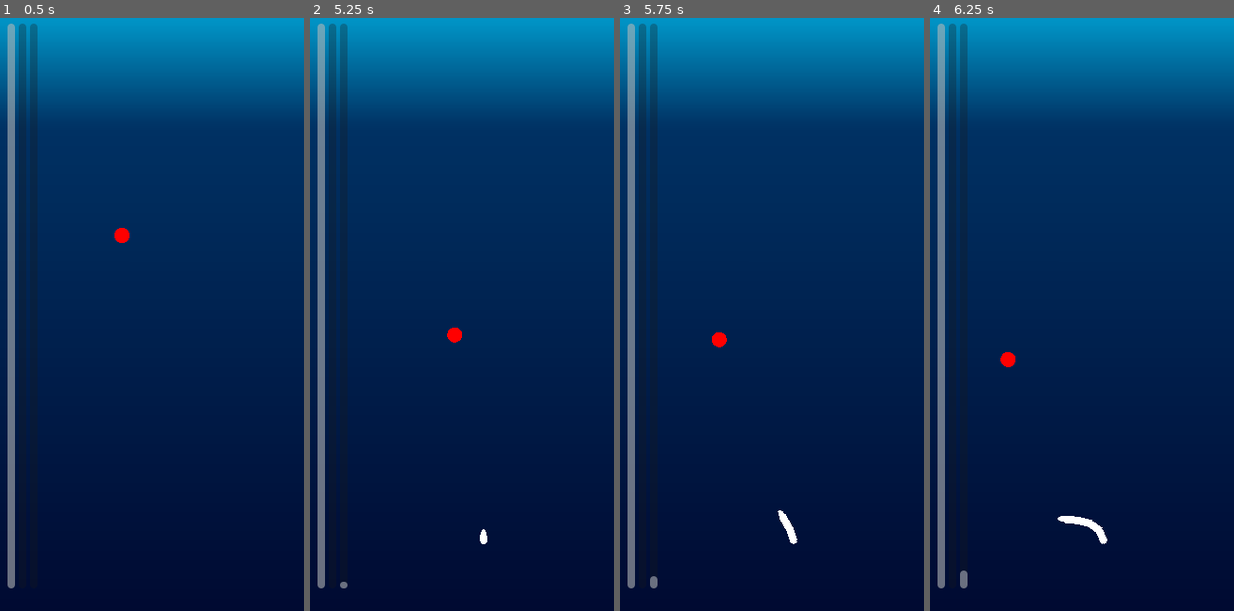
Above: before the commit, frames 1-4 (left to right).
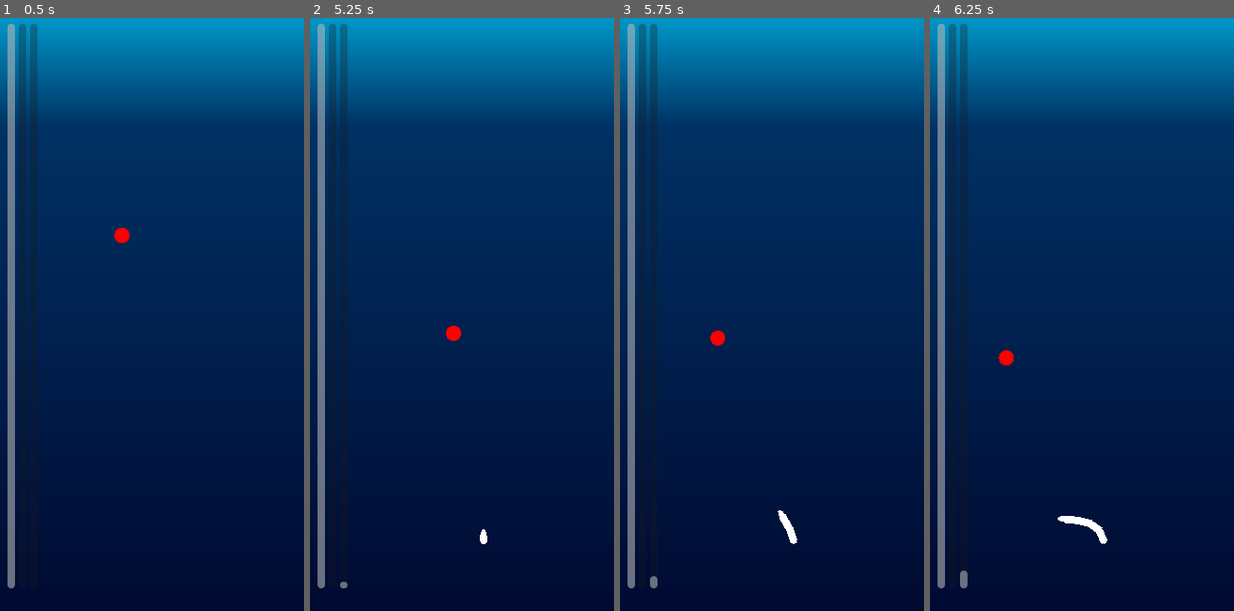
Above: after the commit, the same moments.

Repository: the-alex-g/LD57
Game: Godot game, scene res://world/world.tscn
Two runs of this game, one before a commit and one after it. Both use one fixed random seed, a clock stepped at 60 frames per second and the inputs below. The engine's default icon, where the game draws it, is replaced by a stand-in: a white triangle on a blue panel in a dark square.
Inputs (mouse positions are in pixels of both pictures, inside the frame that each line leads up to):
- Up to frame 1 (0.5 s): no input
- Up to frame 2 (5.25 s): tap Enter at 0.5, 5 s; move the mouse to (528, 272) at 0.52 s; hold D (right) 0.53-1.28 s; click (528, 272) at 0.6 s; click (528, 272) at 0.77 s; click (528, 272) at 1.07 s; move the mouse to (401, 338) at 1.27 s; hold S (down) 1.28-2.03 s; click (401, 338) at 1.35 s; click (401, 338) at 1.52 s; click (401, 338) at 1.82 s; move the mouse to (492, 172) at 2.02 s; hold D (right) 2.03-2.78 s; click (492, 172) at 2.1 s; tap Space at 2.75 s; move the mouse to (446, 427) at 2.77 s; hold W (up) 2.78-3.53 s; click (446, 427) at 2.85 s; click (446, 427) at 3.02 s; click (446, 427) at 3.32 s; move the mouse to (553, 397) at 3.52 s; hold A (left) 3.53-5.03 s; click (553, 397) at 3.6 s; click (553, 397) at 3.77 s; click (553, 397) at 4.07 s; move the mouse to (370, 213) at 4.27 s; click (370, 213) at 4.35 s; click (370, 213) at 4.52 s; click (370, 213) at 4.82 s; move the mouse to (477, 308) at 5.02 s; hold S (down) from 5.03 s (still down); click (477, 308) at 5.1 s
- Up to frame 3 (5.75 s): keep holding S (down)
- Up to frame 4 (6.25 s): move the mouse to (1036, 154) at 5.77 s; release S (down) at 5.78 s; hold D (right) from 5.78 s (still down); click (1036, 154) at 5.85 s; click (1036, 154) at 6.02 s

Frame 1 is identical in both runs. In frame 2, less than 0.1% of the frame differs, in the area x 44-50%, y 51-55%; in frame 3, less than 0.1%; in frame 4, less than 0.1%, in the area x 22-29%, y 56-59%.

Commit message:
Add winning and losing

Diff:
--- a/project/player/player.gd
+++ b/project/player/player.gd
@@ -2,6 +2,7 @@
 extends CharacterBody2D
 
 signal update_health(new_value: int)
+signal died
 
 @export_group("Depth Variables")
 @export var min_friction := 0.05
@@ -9,7 +10,7 @@
 @export var min_accel := 100.0
 @export var max_accel := 200.0
 @export var min_heal_time := 1.0
-@export var max_heal_time := 10.0
+@export var max_heal_time := 100.0
 @export var min_corruption_reduction := 1.0
 @export var max_corruption_reduction := 10.0
 @export_group("Jumping")
@@ -20,11 +21,14 @@
 var inertia := Vector2.ZERO
 var _heal_clock := 0.0
 var _can_jump := true
+var _game_over := false
 var _health := 10 :
 	set(value):
 		if value > 10:
 			_health = 10
-		elif value < 0:
+		elif value <= 0:
+			if _health != 0:
+				died.emit()
 			_health = 0
 		else:
 			_health = value
@@ -34,17 +38,19 @@
 
 
 func _physics_process(delta: float) -> void:
-	var input_direction := Input.get_vector(
-		"left", "right", "up", "down"
-	).normalized()
+	var input_direction := Vector2.ZERO
+	if not _game_over:
+		input_direction = Input.get_vector(
+			"left", "right", "up", "down"
+		).normalized()
+
+		if _can_jump and Input.is_action_just_pressed("jump"):
+			_jump()
 
 	inertia += input_direction * get_accel() * delta
 	inertia -= inertia * get_friction() * delta
 
 	move_and_collide(inertia * delta)
-
-	if _can_jump and Input.is_action_just_pressed("jump"):
-		_jump()
 
 	_heal_clock += delta
 	if _heal_clock >= get_heal_time():
@@ -113,3 +119,7 @@
 
 func _draw() -> void:
 	draw_circle(Vector2.ZERO, 8, Color.RED)
+
+
+func _on_world_game_over(_win: bool) -> void:
+	_game_over = true
--- /dev/null
+++ b/project/screens/end_of_game_scene.gd
@@ -0,0 +1,16 @@
+extends Control
+
+@onready var _message_label := $Message
+
+
+func _ready() -> void:
+	hide()
+
+
+func display(message: String) -> void:
+	show()
+	_message_label.text = message
+
+
+func _on_play_again_pressed() -> void:
+	get_tree().change_scene_to_file("res://world/world.tscn")
--- /dev/null
+++ b/project/screens/end_of_game_scene.tscn
@@ -0,0 +1,47 @@
+[gd_scene load_steps=2 format=3 uid="uid://dcg00ojqqdh43"]
+
+[ext_resource type="Script" uid="uid://b7p3cjhwmc8oy" path="res://screens/end_of_game_scene.gd" id="1_fe8dg"]
+
+[node name="EndOfGameScreen" type="Control"]
+layout_mode = 3
+anchors_preset = 15
+anchor_right = 1.0
+anchor_bottom = 1.0
+grow_horizontal = 2
+grow_vertical = 2
+script = ExtResource("1_fe8dg")
+
+[node name="Message" type="Label" parent="."]
+layout_mode = 1
+anchors_preset = 8
+anchor_left = 0.5
+anchor_top = 0.5
+anchor_right = 0.5
+anchor_bottom = 0.5
+offset_left = -38.0
+offset_top = -167.0
+offset_right = 38.0
+offset_bottom = -144.0
+grow_horizontal = 2
+grow_vertical = 2
+text = "You win??"
+
+[node name="Menu" type="VBoxContainer" parent="."]
+layout_mode = 1
+anchors_preset = 8
+anchor_left = 0.5
+anchor_top = 0.5
+anchor_right = 0.5
+anchor_bottom = 0.5
+offset_left = -20.0
+offset_top = -20.0
+offset_right = 20.0
+offset_bottom = 20.0
+grow_horizontal = 2
+grow_vertical = 2
+
+[node name="PlayAgain" type="Button" parent="Menu"]
+layout_mode = 2
+text = "Play Again!"
+
+[connection signal="pressed" from="Menu/PlayAgain" to="." method="_on_play_again_pressed"]
--- a/project/tentacle/tentacle_spawner.gd
+++ b/project/tentacle/tentacle_spawner.gd
@@ -3,11 +3,17 @@
 signal increase_corruption(amount: float)
 signal increase_points(amount: float)
 
+var _game_over := false
+
 @onready var _path_follow := $Path2D/PathFollow2D
 @onready var _tentacle_container := $TentacleContainer
+@onready var _spawn_timer := $SpawnTimer
 
 
 func _process(delta: float) -> void:
+	if _game_over:
+		return
+
 	var corruption := 0.0
 	for tentacle in _tentacle_container.get_children():
 		corruption += tentacle.length
@@ -30,3 +36,8 @@
 
 func _on_tentacle_cut_back(amount: int) -> void:
 	increase_points.emit(amount)
+
+
+func _on_world_game_over(_win: bool) -> void:
+	_game_over = true
+	_spawn_timer.stop()
--- a/project/world/hud.gd
+++ b/project/world/hud.gd
@@ -3,6 +3,7 @@
 @onready var _healthbar := $HBoxContainer/HealthBar
 @onready var _corruption_bar := $HBoxContainer/CorruptionBar
 @onready var _points_bar := $HBoxContainer/PointsBar
+@onready var _end_of_game_screen := $EndOfGameScreen
 
 
 func _on_player_update_health(new_value: int) -> void:
@@ -15,3 +16,9 @@
 
 func _on_world_update_points(new_value: float) -> void:
 	_points_bar.value = new_value
+
+
+func _on_world_game_over(win: bool) -> void:
+	_end_of_game_screen.display(
+		"You win!" if win else "You lose."
+	)
--- a/project/world/hud.tscn
+++ b/project/world/hud.tscn
@@ -1,6 +1,7 @@
-[gd_scene load_steps=2 format=3 uid="uid://dyf8738b3iwtk"]
+[gd_scene load_steps=3 format=3 uid="uid://dyf8738b3iwtk"]
 
 [ext_resource type="Script" uid="uid://bpxets0yjawm8" path="res://world/hud.gd" id="1_oerii"]
+[ext_resource type="PackedScene" uid="uid://dcg00ojqqdh43" path="res://screens/end_of_game_scene.tscn" id="2_ve3w8"]
 
 [node name="HUD" type="CanvasLayer"]
 script = ExtResource("1_oerii")
@@ -37,3 +38,5 @@
 size_flags_vertical = 1
 fill_mode = 3
 show_percentage = false
+
+[node name="EndOfGameScreen" parent="." instance=ExtResource("2_ve3w8")]
--- a/project/world/world.gd
+++ b/project/world/world.gd
@@ -2,8 +2,10 @@
 
 signal update_corruption(new_value: float)
 signal update_points(new_value: float)
+signal game_over(win: bool)
 
-@onready var _player := $Player
+@export var max_corruption := 100.0
+@export var max_score := 1
 
 var corruption := 0.0 :
 	set(value):
@@ -12,10 +14,16 @@
 		else:
 			corruption = 0.0
 		update_corruption.emit(corruption)
+		if corruption >= max_corruption:
+			game_over.emit(false)
 var points := 0.0 :
 	set(value):
 		points = value
 		update_points.emit(points)
+		if points >= max_score:
+			game_over.emit(true)
+
+@onready var _player := $Player
 
 
 func _process(delta: float) -> void:
@@ -28,3 +36,7 @@
 
 func _on_tentacle_spawner_increase_points(amount: float) -> void:
 	points += amount
+
+
+func _on_player_died() -> void:
+	game_over.emit(false)
--- a/project/world/world.tscn
+++ b/project/world/world.tscn
@@ -37,8 +37,12 @@
 
 [node name="HUD" parent="." instance=ExtResource("5_mmdvd")]
 
+[connection signal="game_over" from="." to="TentacleSpawner" method="_on_world_game_over"]
+[connection signal="game_over" from="." to="Player" method="_on_world_game_over"]
+[connection signal="game_over" from="." to="HUD" method="_on_world_game_over"]
 [connection signal="update_corruption" from="." to="HUD" method="_on_world_update_corruption"]
 [connection signal="update_points" from="." to="HUD" method="_on_world_update_points"]
 [connection signal="increase_corruption" from="TentacleSpawner" to="." method="_on_tentacle_spawner_increase_corruption"]
 [connection signal="increase_points" from="TentacleSpawner" to="." method="_on_tentacle_spawner_increase_points"]
+[connection signal="died" from="Player" to="." method="_on_player_died"]
 [connection signal="update_health" from="Player" to="HUD" method="_on_player_update_health"]
Not shown, added: project/screens/end_of_game_scene.gd.uid
